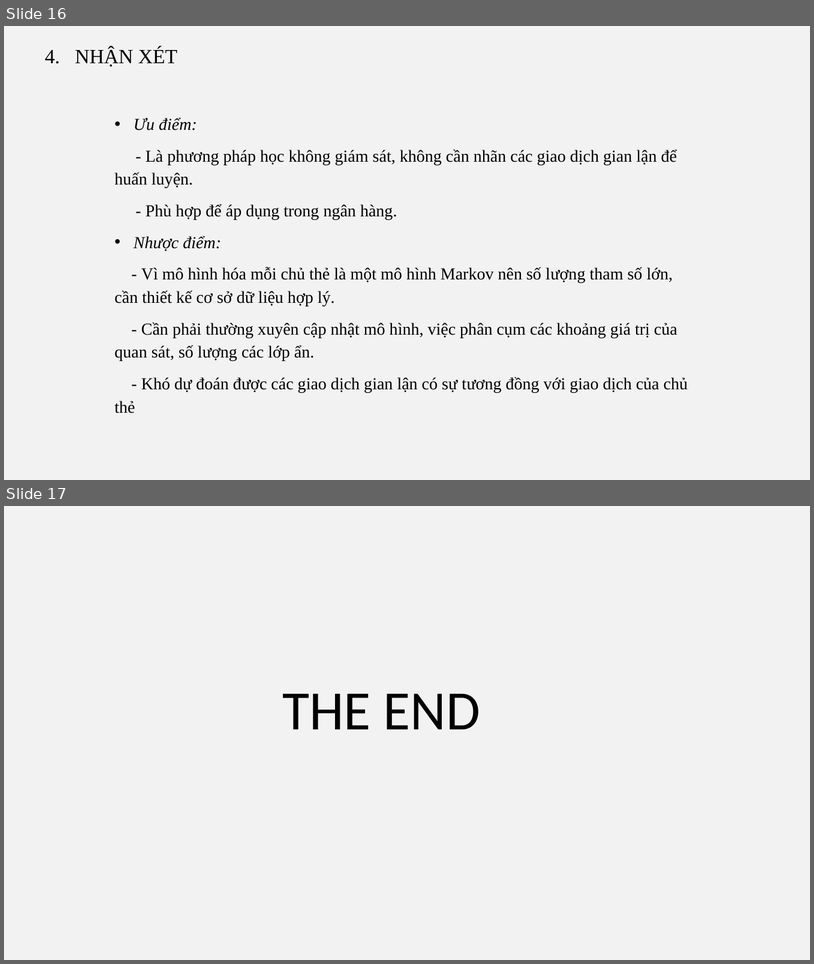
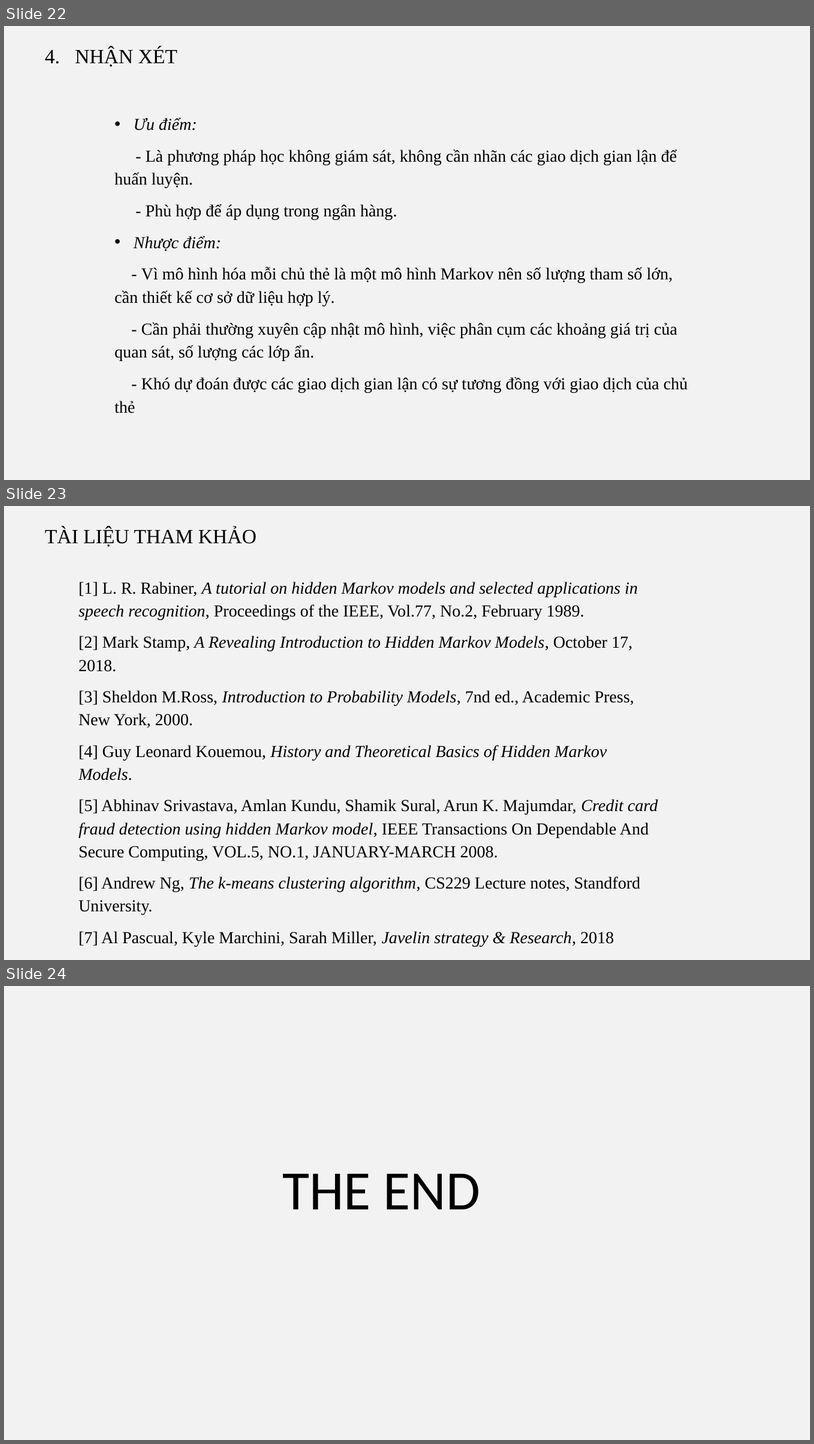
Before and after one commit to vulinh48936/bao_cao_mo_hinh_ngau_nhien, a slide deck: Slide/HMM.pptx. Shown one above the other, each under a label of ours: slides 16 and 17 before the commit, slides 22, 23 and 24 after it. The pictures are 814x964 and 814x1444 pixels, drawn with LibreOffice and Linux fonts; fonts in the diff are those of the drawing. Boxes give left, top, right and bottom in pixels: in the first picture for what was removed or moved away, otherwise in the second. Text is boxed around its words. In the diff, an @@ line names an element or a change of style, - is before the commit and + after.

```diff
--- a/Slide/HMM.pptx
+++ b/Slide/HMM.pptx
@@ slide 23 added at box(4, 506, 810, 960), background #F2F2F2 @@
@@ text added at box(45, 527, 257, 547), 24 pt, text #000000 @@
+TÀI LIỆU THAM KHẢO
@@ text added at box(78, 582, 658, 946), 20 pt, text #000000 @@
+[1] L. R. Rabiner, A tutorial on hidden Markov models and selected applications in speech recognition, Proceedings of the IEEE, Vol.77, No.2, February 1989.
+[2] Mark Stamp, A Revealing Introduction to Hidden Markov Models, October 17, 2018.
+[3] Sheldon M.Ross, Introduction to Probability Models, 7nd ed., Academic Press, New York, 2000.
+[4] Guy Leonard Kouemou, History and Theoretical Basics of Hidden Markov Models.
+[5] Abhinav Srivastava, Amlan Kundu, Shamik Sural, Arun K. Majumdar, Credit card fraud detection using hidden Markov model, IEEE Transactions On Dependable And Secure Computing, VOL.5, NO.1, JANUARY-MARCH 2008.
+[6] Andrew Ng, The k-means clustering algorithm, CS229 Lecture notes, Standford University.
+[7] Al Pascual, Kyle Marchini, Sarah Miller, Javelin strategy & Research, 2018
@@ what was slide 16 is now slide 22 @@
@@ what was slide 17 is now slide 24 @@
```
Also in this commit, not shown: 7 slides changed, 6 other slides added, 6 other files.
